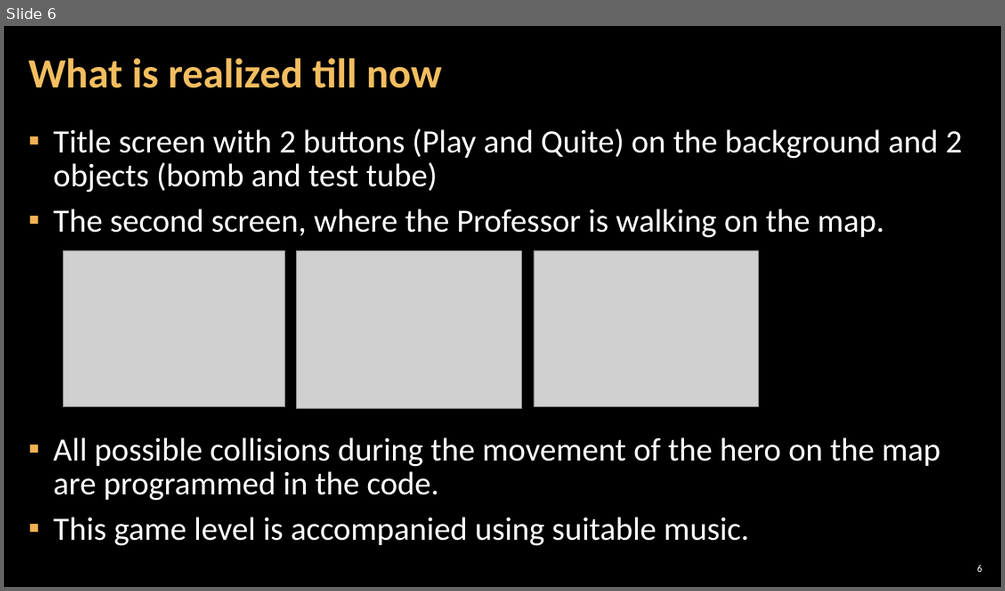
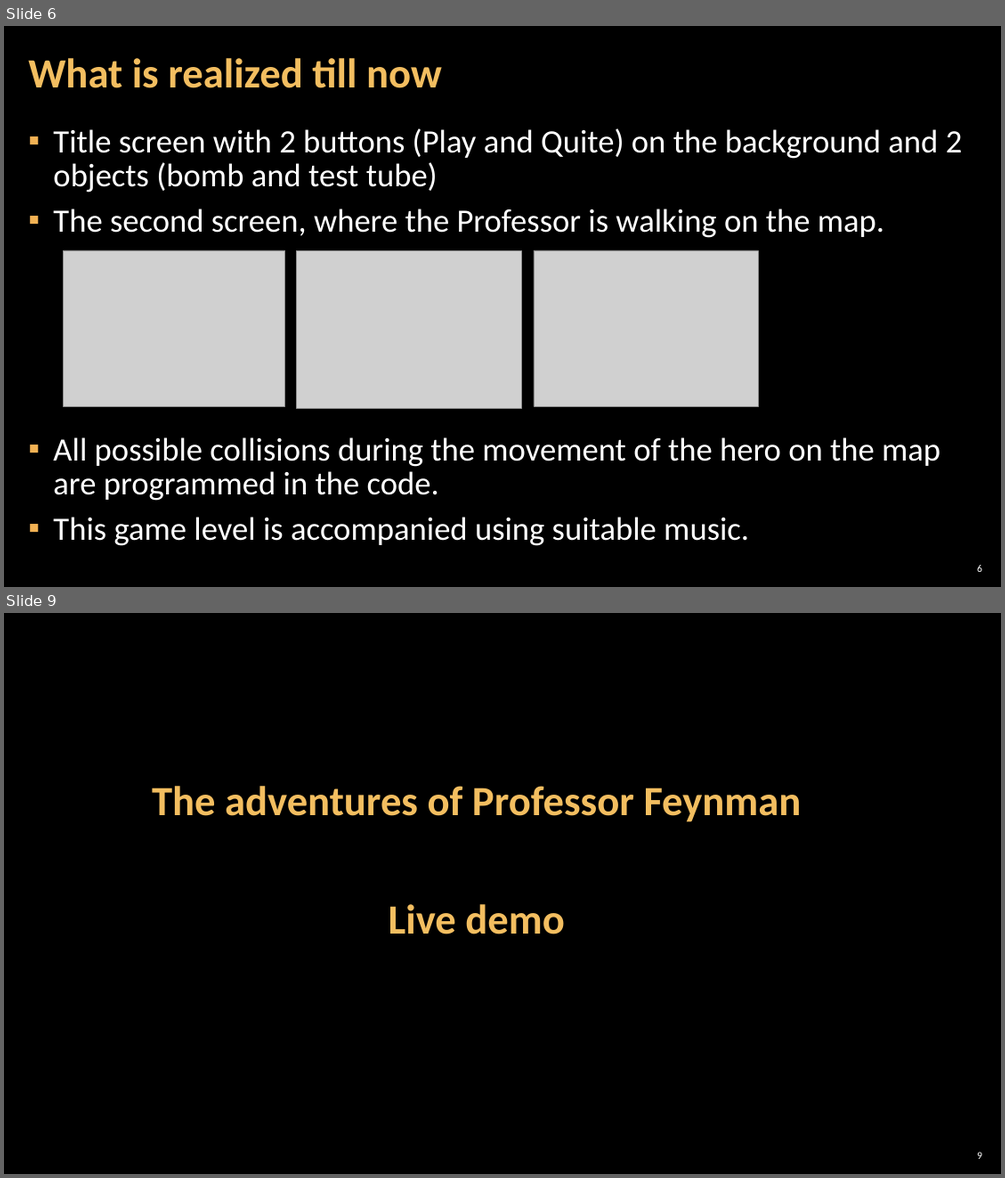
Before and after one commit to stilberk/The-Game, a slide deck: Presentation/Team_Feynman_Game_Presentation.pptx. Shown one above the other, each under a label of ours: slide 6 before the commit, slides 6 and 9 after it; the slides between them are not shown. The pictures are 1005x591 and 1005x1178 pixels, drawn with LibreOffice and Linux fonts; fonts in the diff are those of the drawing; grey boxes stand for pictures; background and template pictures are left out. Boxes give left, top, right and bottom in pixels: in the first picture for what was removed or moved away, otherwise in the second. Text is boxed around its words. In the diff, an @@ line names an element or a change of style, - is before the commit and + after.

```diff
--- a/Presentation/Team_Feynman_Game_Presentation.pptx
+++ b/Presentation/Team_Feynman_Game_Presentation.pptx
@@ slide 9 added at bbox=[4, 613, 1001, 1174], background picture (left out) @@
@@ title added at bbox=[152, 786, 801, 822], 40 pt, text #F3BE60, bold @@
+The adventures of Professor Feynman
@@ text added at bbox=[388, 904, 564, 934], 40 pt, text #F3BE60, bold @@
+Live demo
@@ page number added at bbox=[977, 1151, 982, 1159], 10 pt, text #FFFFFF @@
+9
```
Also in this commit, not shown: 3 slides changed, 1 slide removed.
